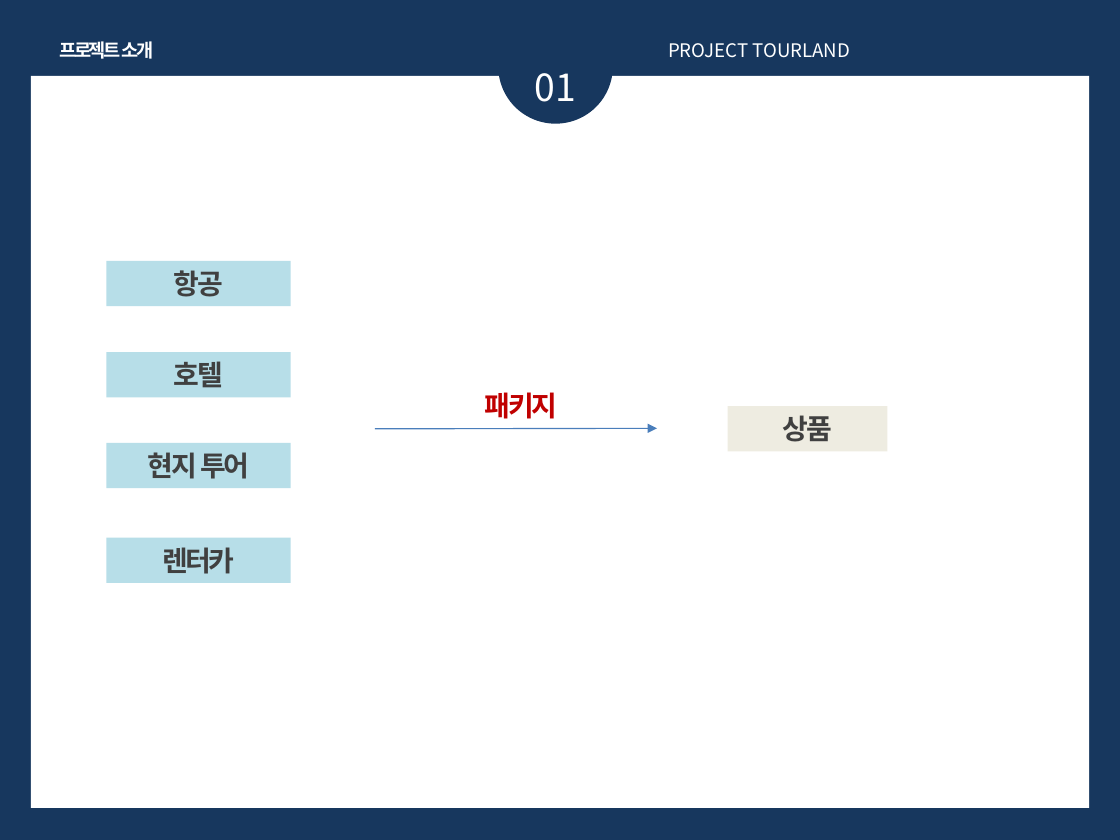
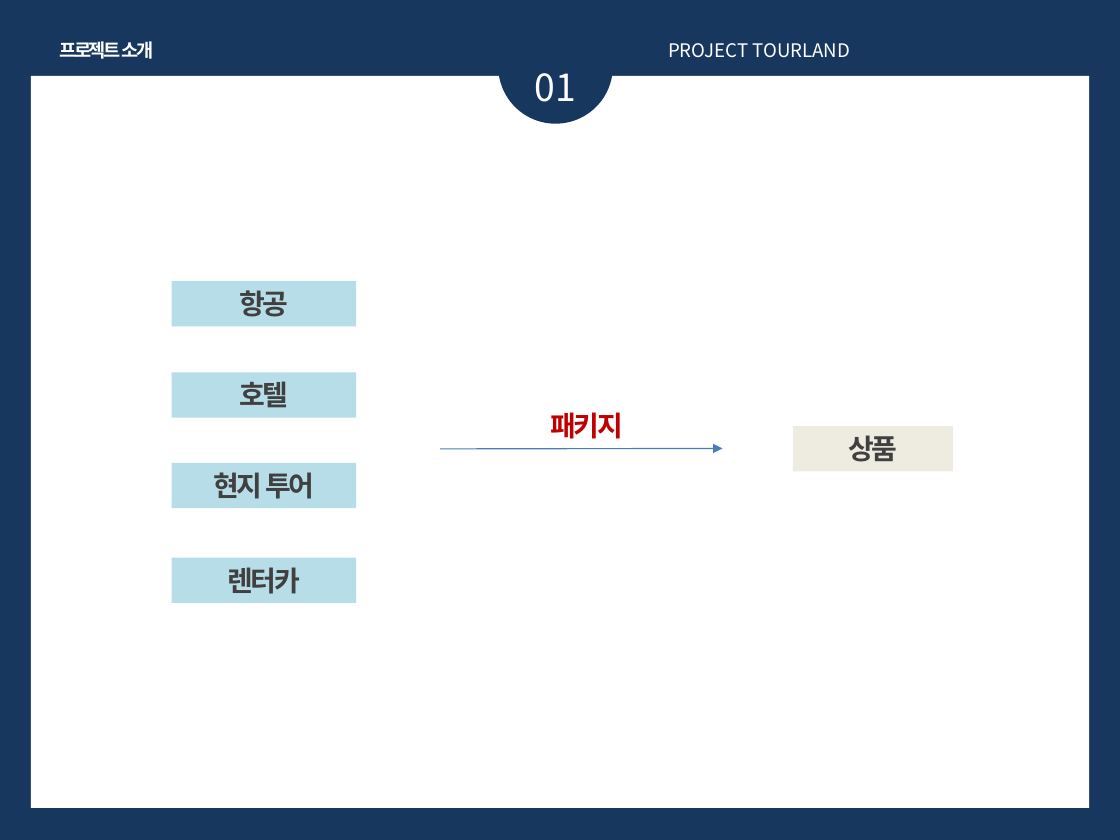
Before and after one commit to dlstjs8246/tourland, a slide deck: slide 6 of file/PPT.pptx. Drawn at 1120x840 pixels with LibreOffice and Linux fonts; fonts in the diff are those of the drawing. Boxes give left, top, right and bottom in pixels: in the first picture for what was removed or moved away, otherwise in the second. Text is boxed around its words. In the diff, an @@ line names an element or a change of style, - is before the commit and + after.

```diff
--- a/file/PPT.pptx
+++ b/file/PPT.pptx
@@ 5 rectangles, 1 text, 1 arrow: place and size @@
-5 rectangles, 1 text, 1 arrow at (106, 261, 888, 582)
+5 rectangles, 1 text, 1 arrow at (171, 281, 953, 603)
```
Also in this commit, not shown: 7 other slides changed.
